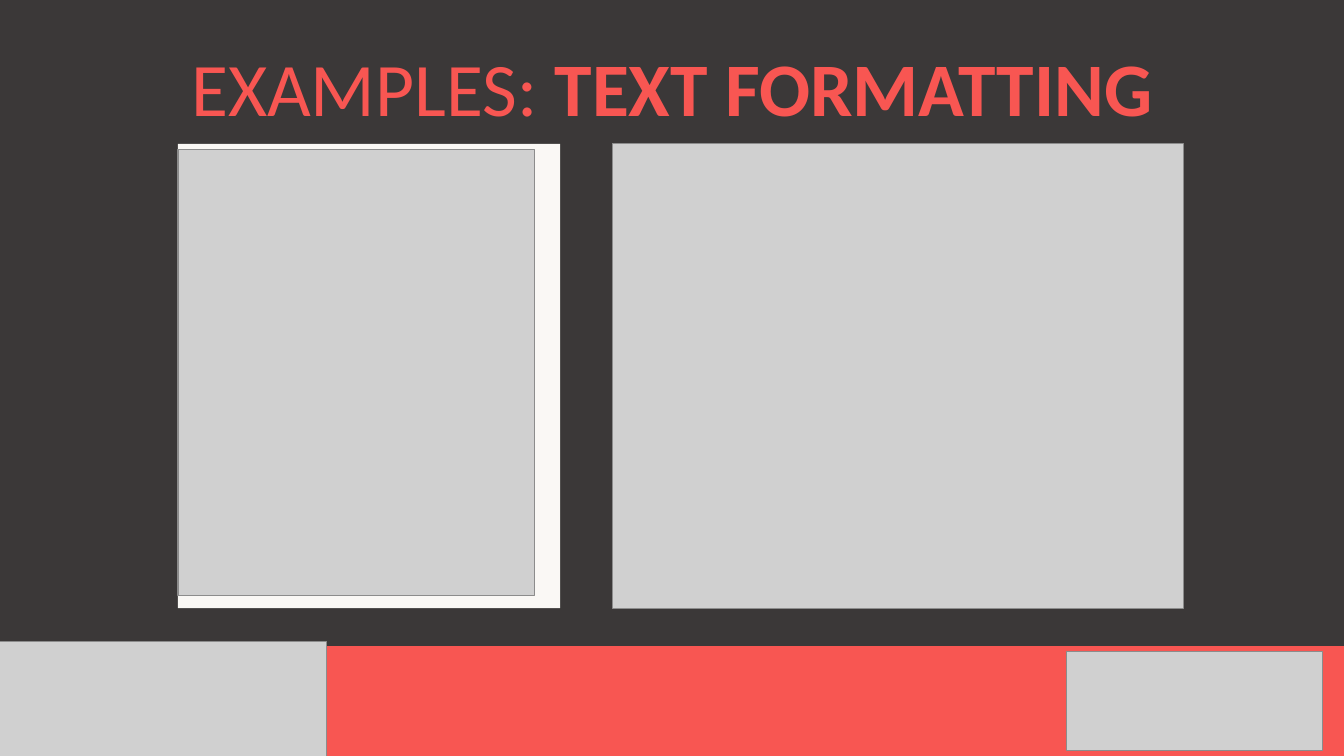
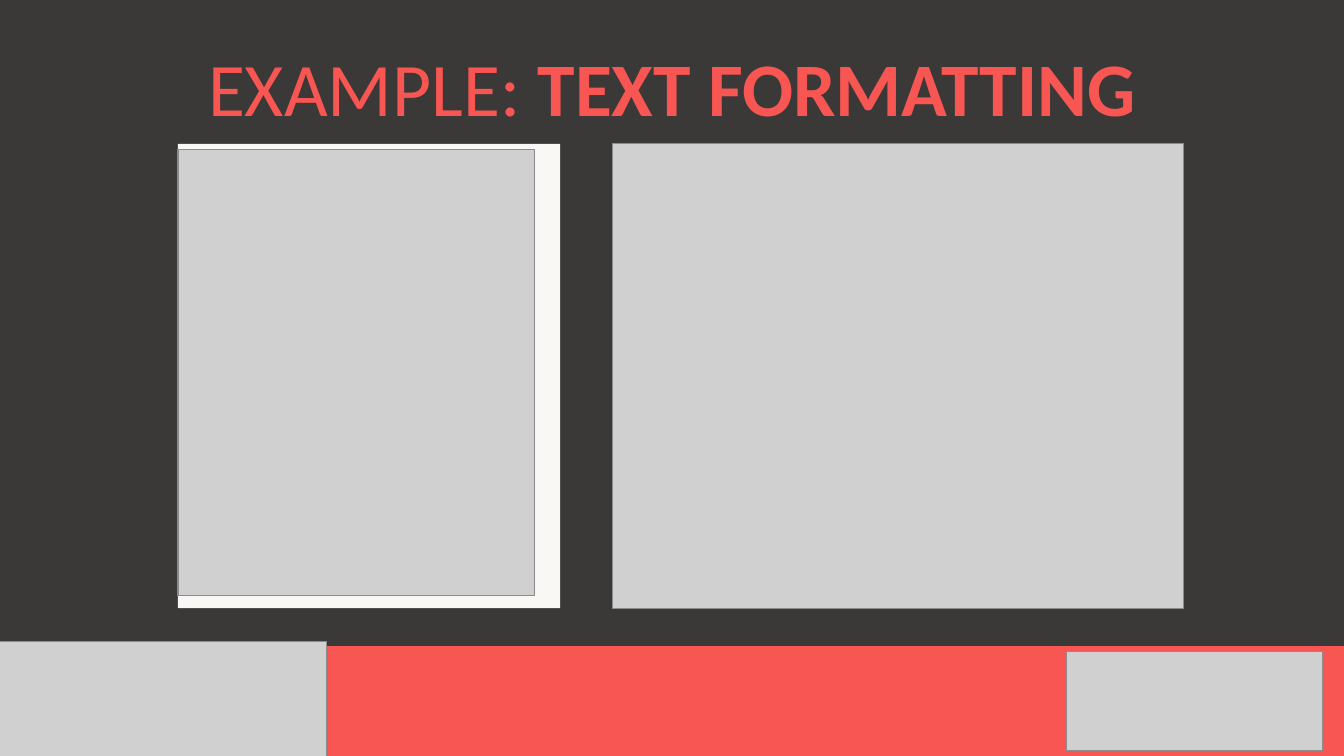
Before and after one commit to mleisegang/GirlCode_2017_HtmlCss, a slide deck: slide 16 of HTML Girl Code.pptx. Drawn at 1344x756 pixels with LibreOffice and Linux fonts; fonts in the diff are those of the drawing; grey boxes stand for pictures. Boxes give left, top, right and bottom in pixels: in the first picture for what was removed or moved away, otherwise in the second. Text is boxed around its words. In the diff, an @@ line names an element or a change of style, - is before the commit and + after.

```diff
--- a/HTML Girl Code.pptx
+++ b/HTML Girl Code.pptx
@@ subtitle at (208,66,1135,117): text changed @@
-EXAMPLES: TEXT FORMATTING
+EXAMPLE: TEXT FORMATTING
```
Also in this commit, not shown: 12 other slides changed, 3 slides added, 2 slides removed.
